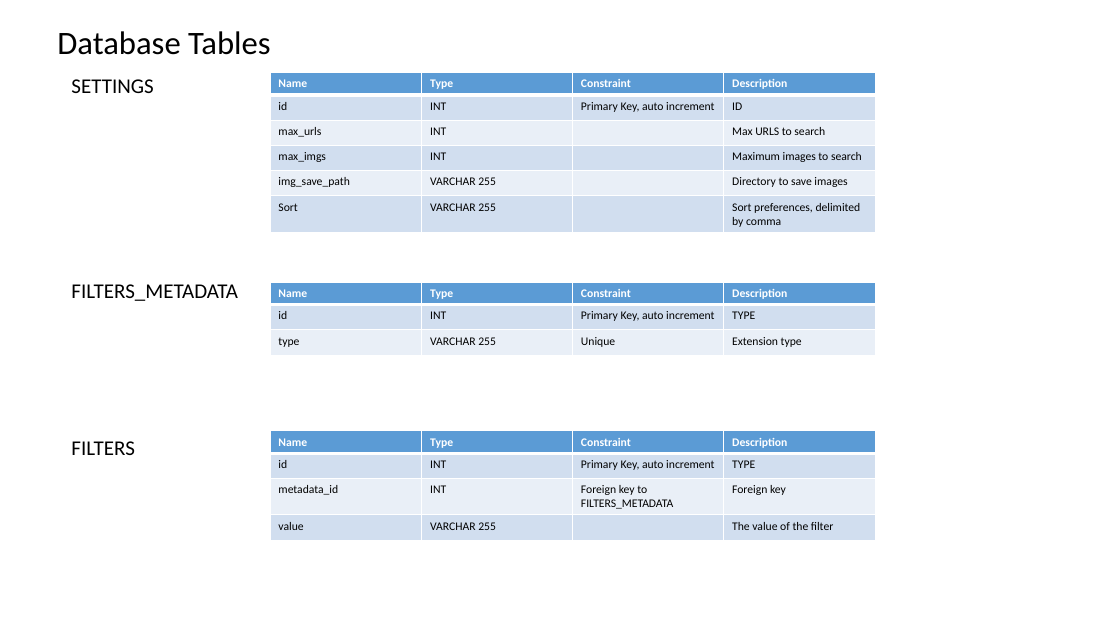
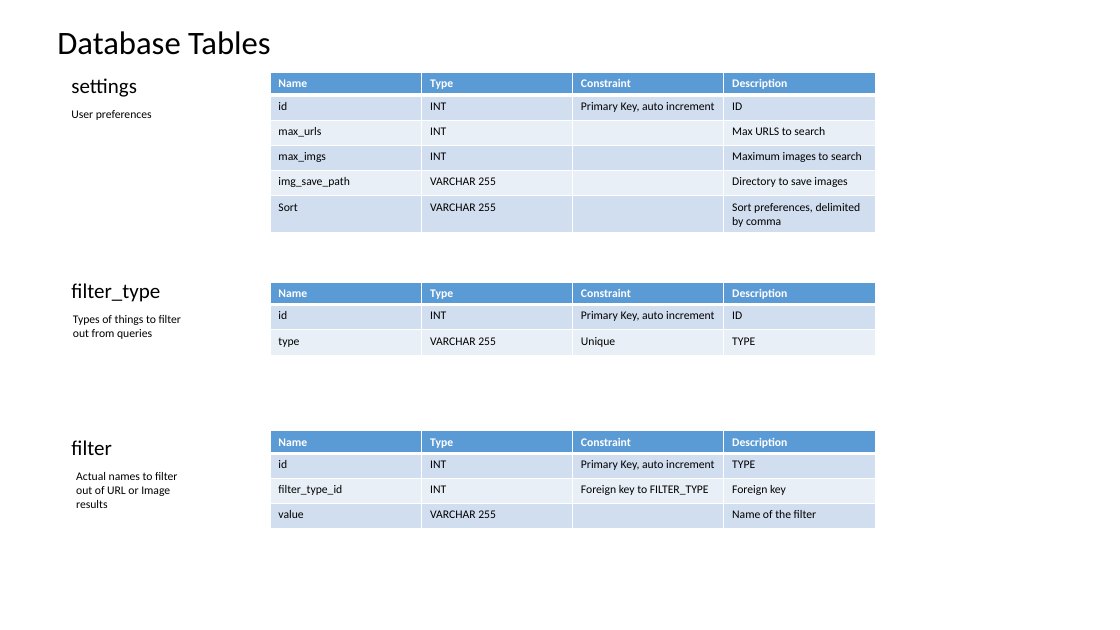
Before and after one commit to datim/squid, a slide deck: slide 4 of docs/design.pptx (slide 6 before the commit). Drawn at 1120x630 pixels with LibreOffice and Linux fonts; fonts in the diff are those of the drawing. Boxes give left, top, right and bottom in pixels: in the first picture for what was removed or moved away, otherwise in the second. Text is boxed around its words. In the diff, an @@ line names an element or a change of style, - is before the commit and + after.

```diff
--- a/docs/design.pptx
+++ b/docs/design.pptx
@@ text at (71,78,137,97): text changed @@
-SETTINGS
+settings
@@ text added at (71,110,152,120), 10 pt, text #000000 @@
+User preferences
@@ text at (71,283,160,302): text changed @@
-FILTERS_METADATA
+filter_type
@@ table at (271,282,876,366) @@
-row 2, column 4: TYPE
+row 2, column 4: ID
-row 3, column 4: Extension type
+row 3, column 4: TYPE
@@ text added at (73,315,181,339), 10 pt, text #000000 @@
+Types of things to filter out from queries
@@ text at (71,440,111,455): text changed @@
-FILTERS
+filter
@@ table at (271,431,876,540) @@
-row 3, column 1: metadata_id
+row 3, column 1: filter_type_id
-row 3, column 3: Foreign key to FILTERS_METADATA
+row 3, column 3: Foreign key to FILTER_TYPE
-row 4, column 4: The value of the filter
+row 4, column 4: Name of the filter
@@ text added at (76,472,177,508), 10 pt, text #000000 @@
+Actual names to filter out of URL or Image results
```
Also in this commit, not shown: 2 other slides changed, 2 slides added, 3 slides removed, 7 other files.
